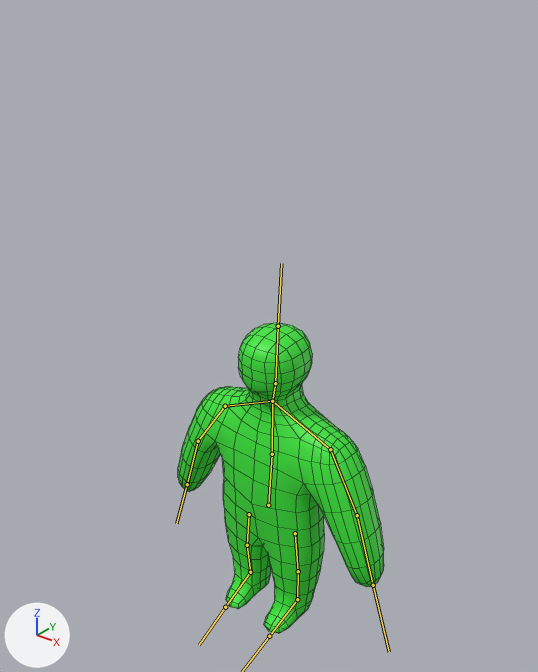
The FBX model GMTK2025/Assets/GMTK2025/Models/human.fbx: old version first, new version second.
Both versions are drawn from a camera (50 mm lens) standing at (2.1, -2.66, 3.44) and looking at (-0.05, 0.04, 1.77). Every picture has the same lights, and +X, +Y and +Z are marked at lower left. The bones that bend it are drawn over the model as lines. Mesh edges are drawn as thin lines.
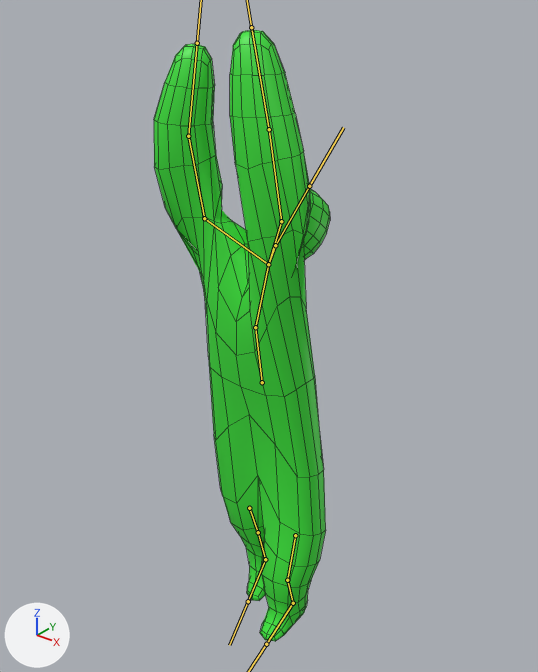
The newer file adds an action. The first version stands in its rest pose; the second is drawn at frame 1 of the action 'Armature|liftingRockHandle'.

The edits, one by one:
Bone 'Pelvis' (bone_pelvis) moves from (0.0, 0.0, 0.0) to (-0.057, 0.773, 0.046).
Bone 'Pelvis' (bone_pelvis) turns from (0, 0, 0) to (12, -1, 1) degrees about its own x, y and z.
Bone 'MiddleSpine' (bone_middlespine) turns from (0, 0, 0) to (-20, -3, -8) degrees about its own x, y and z.
Bone 'Bone.002' (bone_bone_002) turns from (0, 0, 0) to (105, -58, -28) degrees about its own x, y and z.
Bone 'LeftArm' (bone_leftarm) turns from (0, 0, 0) to (58, 20, 83) degrees about its own x, y and z.
Bone 'LeftElbow' (bone_leftelbow) turns from (0, 0, 0) to (-6, 10, 3) degrees about its own x, y and z.
Bone 'Bone.008' (bone_bone_008) turns from (0, 0, 0) to (79, 59, 24) degrees about its own x, y and z.
Bone 'RightArm' (bone_rightarm) turns from (0, 0, 0) to (40, 26, -35) degrees about its own x, y and z.
Bone 'RightElbow' (bone_rightelbow) turns from (0, 0, 0) to (21, -2, -7) degrees about its own x, y and z.
Bone 'Head' (bone_head) turns from (0, 0, 0) to (-32, -8, 7) degrees about its own x, y and z.
Bone 'LeftHip' (bone_lefthip) moves from (0.0, 0.0, 0.0) to (0.032, -0.021, 0.028).
Bone 'LeftHip' (bone_lefthip) turns from (0, 0, 0) to (-3, 0, -17) degrees about its own x, y and z.
Bone 'LeftKnee' (bone_leftknee) turns from (0, 0, 0) to (3, -5, 27) degrees about its own x, y and z.
Bone 'RightHip' (bone_righthip) moves from (0.0, 0.0, 0.0) to (0.008, -0.043, 0.0).
Bone 'RightHip' (bone_righthip) turns from (0, 0, 0) to (-13, -7, -11) degrees about its own x, y and z.
Bone 'RightKnee' (bone_rightknee) turns from (0, 0, 0) to (8, -3, 12) degrees about its own x, y and z.
Bone 'RightFoot' (bone_rightfoot) turns from (0, 0, 0) to (-5, 5, -15) degrees about its own x, y and z.

Changed parts and their boxes [x1, y1, x2, y2] in the pictures (538 x 672 px):
'Cube', posed (14% narrower, 96% taller): before [178, 323, 384, 634]; after [154, 30, 330, 641]
bone 'Pelvis', root to tip: before (268, 505) to (272, 454); after (262, 382) to (255, 327)
bone 'MiddleSpine', root to tip: before (272, 454) to (272, 401); after (255, 327) to (268, 264)
bone 'Bone.002', root to tip: before (272, 401) to (330, 449); after (268, 264) to (281, 221)
bone 'LeftArm', root to tip: before (330, 449) to (357, 515); after (281, 221) to (269, 129)
bone 'LeftElbow', root to tip: before (357, 515) to (373, 585); after (269, 129) to (251, 27)
bone 'Bone.008', root to tip: before (272, 401) to (225, 406); after (268, 264) to (204, 218)
bone 'RightArm', root to tip: before (225, 406) to (198, 441); after (204, 218) to (188, 136)
bone 'RightElbow', root to tip: before (198, 441) to (187, 484); after (188, 136) to (197, 43)
bone 'Head', root to tip: before (275, 383) to (278, 326); after (275, 245) to (309, 186)
bone 'LeftHip', root to tip: before (295, 533) to (298, 571); after (295, 535) to (287, 580)
bone 'LeftKnee', root to tip: before (298, 571) to (297, 599); after (287, 580) to (293, 603)
bone 'RightHip', root to tip: before (249, 514) to (247, 545); after (249, 508) to (258, 532)
bone 'RightKnee', root to tip: before (247, 545) to (250, 572); after (258, 532) to (265, 559)
bone 'RightFoot', root to tip: before (250, 572) to (225, 607); after (265, 559) to (248, 601)
